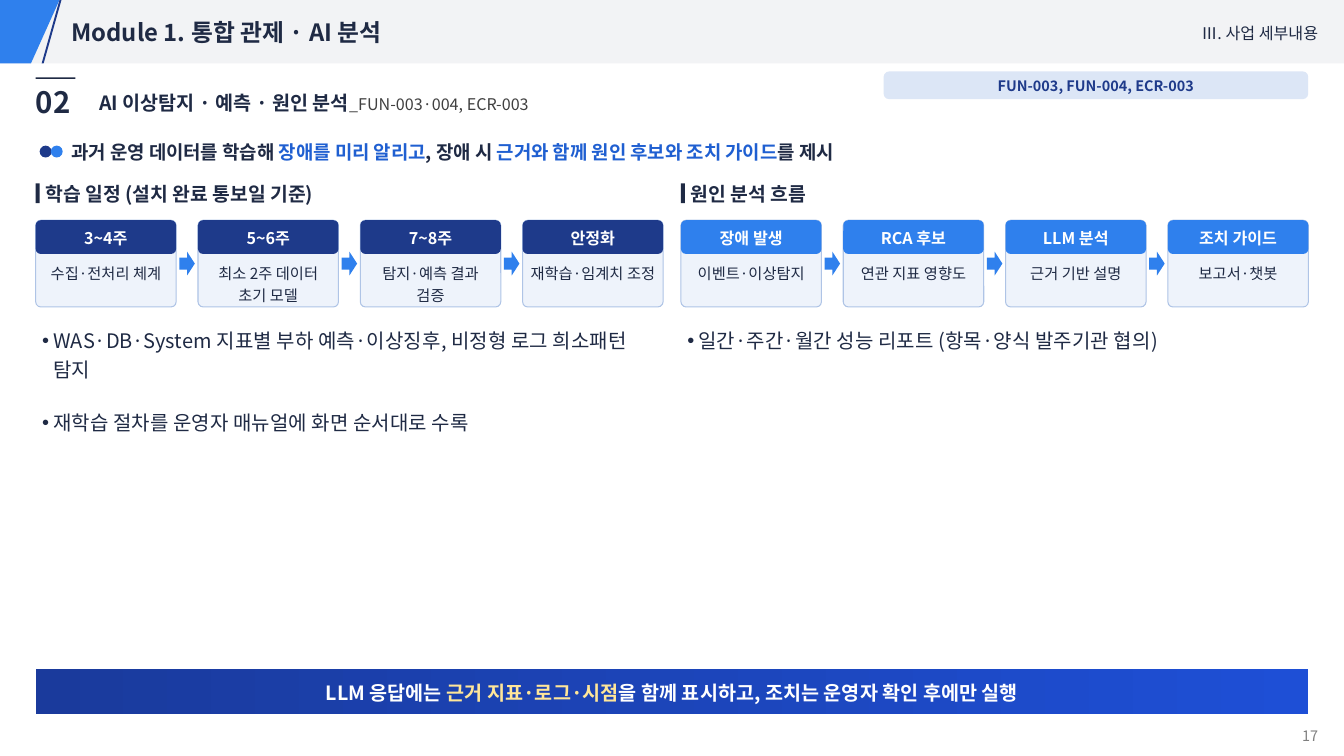
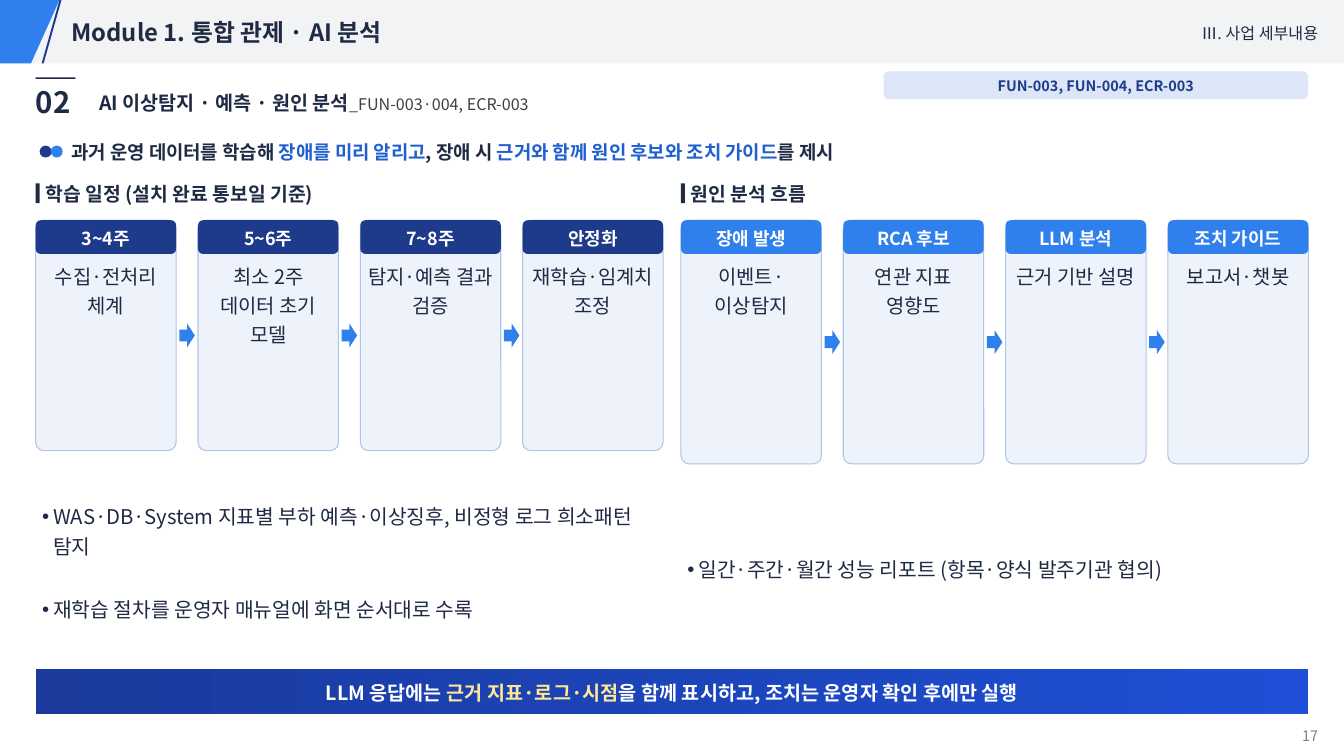
Before and after one commit to hwangsteeve-tech/hbjw, a slide deck: slide 17 of proposals/2026-10_kcg-aiops-relay/발표자료.pptx. Drawn at 1344x756 pixels with LibreOffice and Linux fonts; fonts in the diff are those of the drawing. Boxes give left, top, right and bottom in pixels: in the first picture for what was removed or moved away, otherwise in the second. Text is boxed around its words. In the diff, an @@ line names an element or a change of style, - is before the commit and + after.

```diff
--- a/proposals/2026-10_kcg-aiops-relay/발표자료.pptx
+++ b/proposals/2026-10_kcg-aiops-relay/발표자료.pptx
@@ rounded rectangle: place and size @@
-rounded rectangle at (35,221,175,308)
+rounded rectangle at (35,221,175,452)
@@ rounded rectangle: place and size @@
-rounded rectangle at (198,221,338,308)
+rounded rectangle at (198,221,338,452)
@@ rounded rectangle: place and size @@
-rounded rectangle at (360,221,500,308)
+rounded rectangle at (360,221,500,452)
@@ rounded rectangle: place and size @@
-rounded rectangle at (523,221,663,308)
+rounded rectangle at (523,221,663,452)
@@ rounded rectangle: place and size @@
-rounded rectangle at (682,221,822,308)
+rounded rectangle at (682,221,822,465)
@@ rounded rectangle: place and size @@
-rounded rectangle at (844,221,984,308)
+rounded rectangle at (844,221,984,465)
@@ rounded rectangle: place and size @@
-rounded rectangle at (1006,221,1146,308)
+rounded rectangle at (1006,221,1146,465)
@@ size 11.5 to 12.8 pt in 8 elements at (35,221,175,254), (198,221,338,254), (360,221,500,254), (523,221,663,254), (682,221,822,254), (844,221,984,254), (1006,221,1146,254), (1169,221,1309,254) @@
@@ rounded rectangle: place and size @@
-rounded rectangle at (1169,221,1309,308)
+rounded rectangle at (1169,221,1309,465)
@@ size 10.9 to 14.2 pt in 8 elements at (55,267,157,315), (220,267,317,344), (368,267,494,315), (533,267,654,315), (715,267,788,315), (875,267,953,315), (1017,267,1136,286), (1187,267,1289,286) @@
@@ 3 right arrows: place and size @@
-3 right arrows at (179,252,519,276)
+3 right arrows at (179,324,519,348)
@@ 3 right arrows: place and size @@
-3 right arrows at (825,252,1165,276)
+3 right arrows at (825,331,1165,355)
@@ text "WAS·DB·System 지표별 부하 예측·이상징후, 비정형 ...": place and size @@
-text "WAS·DB·System 지표별 부하 예측·이상징후, 비정형 ..." at (53,331,627,432)
+text "WAS·DB·System 지표별 부하 예측·이상징후, 비정형 ..." at (53,507,632,619)
@@ text "WAS·DB·System 지표별 부하 예측·이상징후, 비정형 ..." at (53,507,632,619): size 14.4 to 14.5 pt; more space between paragraphs; vertical alignment top to middle @@
@@ text "일간·주간·월간 성능 리포트 (항목·양식 발주기관 ..." at (698,560,1162,581): size 14.4 to 14.5 pt; more space between paragraphs; vertical alignment top to middle @@
@@ text "일간·주간·월간 성능 리포트 (항목·양식 발주기관 ...": place and size @@
-text "일간·주간·월간 성능 리포트 (항목·양식 발주기관 ..." at (698,331,1158,352)
+text "일간·주간·월간 성능 리포트 (항목·양식 발주기관 ..." at (698,560,1162,581)
```
Also in this commit, not shown: 13 other slides changed, 7 other files.
